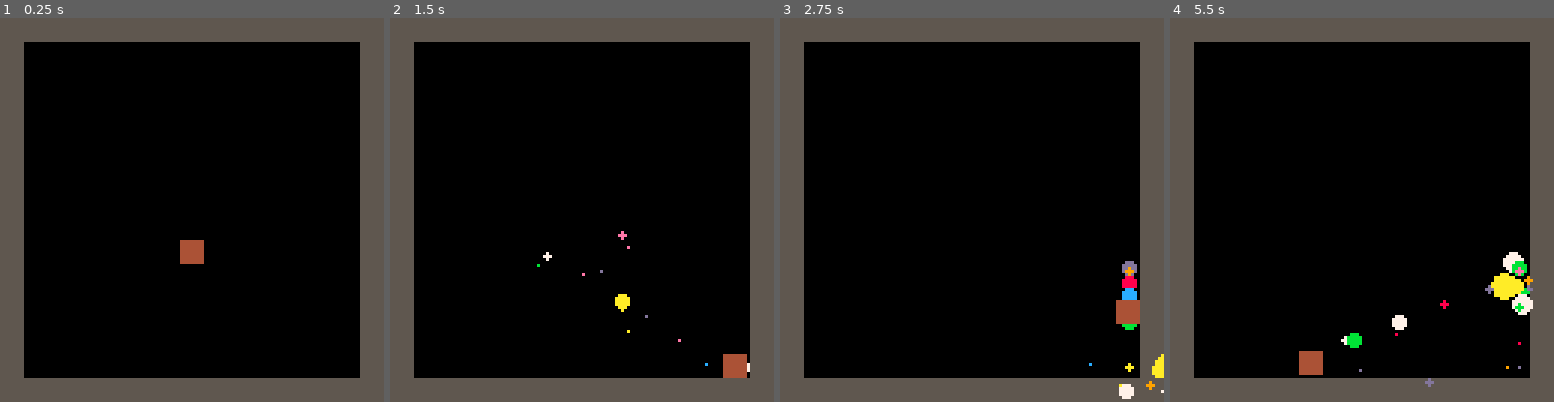
Above: before the commit, frames 1-4 (left to right).
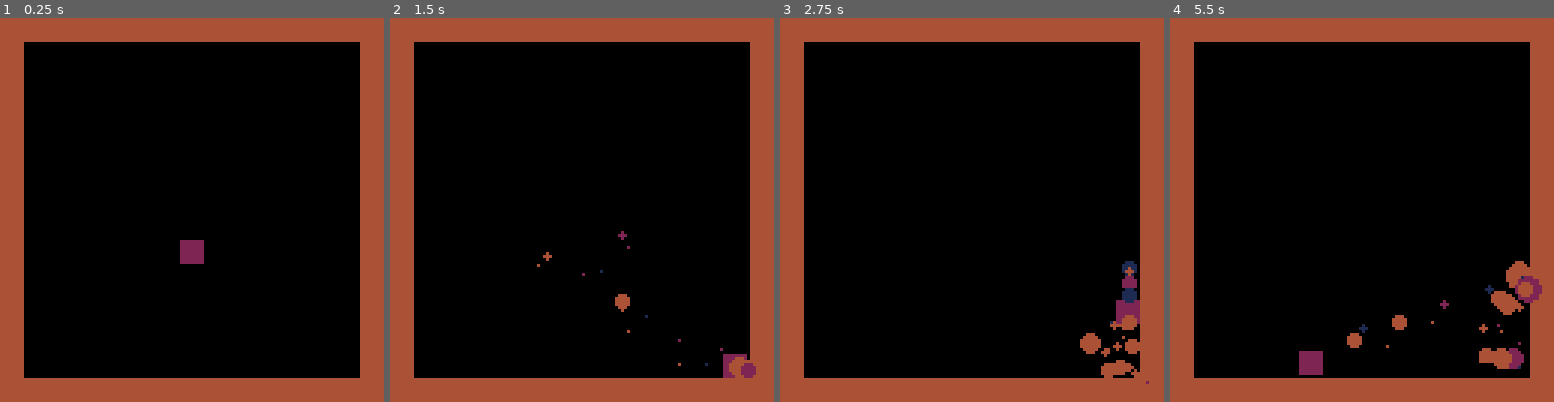
Above: after the commit, the same moments.

Repository: egordorichev/HighSpeedRabbit
Game: PICO-8 cartridge platformer.p8
Same seed, same stepped clock (60 frames per second), same inputs: the game is played once before the commit and once after it.
Inputs:
- Up to frame 1 (0.25 s): no input
- Up to frame 2 (1.5 s): tap X (X key) at 0.33, 1.07 s
- Up to frame 3 (2.75 s): hold Right 1.6-2.1 s; tap X (X key) at 1.85 s; hold Up 2.15-2.42 s; hold Right from 2.47 s (still down)
- Up to frame 4 (5.5 s): tap X (X key) at 2.97, 4.08, 5.2 s; release Right at 3.03 s; hold Left 3.08-3.58 s; hold Right 4.02-4.68 s; hold Up 4.73-5.03 s; hold Left from 5.08 s (still down)

The runs differ from the first frame. In frame 1, 24% of the frame differs, in the area x 0-100%, y 0-100%; in frame 2, 24%; in frame 3, 25%; in frame 4, 26%.

Commit message:
Palette maping

Diff:
--- a/platformer.p8
+++ b/platformer.p8
@@ -1,6 +1,14 @@
 pico-8 cartridge // http://www.pico-8.com
 version 9
 __lua__
+-- platformer
+-- by @cosme12
+-- and @egordorichev
+
+for i=0,15 do
+ pal(i,sget(1,i))
+end
+
 function _init()
  t,shx,shy,cx,cy=0,0,0,0,0
  menu=false -- ➡️░♥➡️░
@@ -86,6 +94,9 @@
  end
  if btn(2) and p.grounded then
   p.vy-=p.spd*13
+  for i=0,10 do
+		 new_particle(p.x+4,p.y+4,rnd()<0.3 and 6 or 7)
+		end
  end
  if btn(5) and p.dasht==0 then
   p.vx+=(p.flp and -1 or 1)*15*p.spd
@@ -98,7 +109,7 @@
 end
 
 function draw_player(p)
- spr(0,p.x,p.y)
+ spr(2,p.x,p.y)
 end
 
 -- physics
@@ -114,17 +125,25 @@
  if fget(h,0) then
   c.x-=sgn(c.vx)*2
   h=mget((c.x+xoffset)/8,(c.y+7)/8)
-  if(fget(h,0)) c.x=sx
+  if fget(h,0) then
+   c.x=sx
+  end
  end
  c.vy+=0.5
  c.y+=c.vy
  local v=mget((c.x+4)/8,(c.y+8)/8)
+ local lg=c.grounded
  c.grounded=false
  if c.vy>0 then
   if fget(v,0) then
 			c.y=flr((c.y)/8)*8
 			c.vy=0
 			c.grounded=true
+			if not lg then
+			 for i=0,10 do
+			  new_particle(c.x+4,c.y+4,rnd()<0.3 and 6 or 7)
+			 end
+			end
 		end
  end
  v=mget((c.x+4)/8,(c.y)/8)
@@ -140,7 +159,7 @@
 
 function new_particle(x,y,cl,vx,vy,r)
  return def([[
-regs={to_draw2}
+regs={to_draw4}
 ]],{
   draw=draw_particle,
   x=x,
@@ -333,22 +352,22 @@
  end
 end
 __gfx__
-44444444555555550000000000000000000000000000000000000000000000000000000000000000000000000000000000000000000000000000000000000000
-44444444555555550000000000000000000000000000000000000000000000000000000000000000000000000000000000000000000000000000000000000000
-44444444555555550000000000000000000000000000000000000000000000000000000000000000000000000000000000000000000000000000000000000000
-44444444555555550000000000000000000000000000000000000000000000000000000000000000000000000000000000000000000000000000000000000000
-44444444555555550000000000000000000000000000000000000000000000000000000000000000000000000000000000000000000000000000000000000000
-44444444555555550000000000000000000000000000000000000000000000000000000000000000000000000000000000000000000000000000000000000000
-44444444555555550000000000000000000000000000000000000000000000000000000000000000000000000000000000000000000000000000000000000000
-44444444555555550000000000000000000000000000000000000000000000000000000000000000000000000000000000000000000000000000000000000000
-00000000000000000000000000000000000000000000000000000000000000000000000000000000000000000000000000000000000000000000000000000000
-00000000000000000000000000000000000000000000000000000000000000000000000000000000000000000000000000000000000000000000000000000000
-00000000000000000000000000000000000000000000000000000000000000000000000000000000000000000000000000000000000000000000000000000000
-00000000000000000000000000000000000000000000000000000000000000000000000000000000000000000000000000000000000000000000000000000000
-00000000000000000000000000000000000000000000000000000000000000000000000000000000000000000000000000000000000000000000000000000000
-00000000000000000000000000000000000000000000000000000000000000000000000000000000000000000000000000000000000000000000000000000000
-00000000000000000000000000000000000000000000000000000000000000000000000000000000000000000000000000000000000000000000000000000000
-00000000000000000000000000000000000000000000000000000000000000000000000000000000000000000000000000000000000000000000000000000000
+00000000444444443333333300000000000000000000000000000000000000000000000000000000000000000000000000000000000000000000000000000000
+11000000444444443333333300000000000000000000000000000000000000000000000000000000000000000000000000000000000000000000000000000000
+22000000444444443333333300000000000000000000000000000000000000000000000000000000000000000000000000000000000000000000000000000000
+32000000444444443333333300000000000000000000000000000000000000000000000000000000000000000000000000000000000000000000000000000000
+44000000444444443333333300000000000000000000000000000000000000000000000000000000000000000000000000000000000000000000000000000000
+52000000444444443333333300000000000000000000000000000000000000000000000000000000000000000000000000000000000000000000000000000000
+62000000444444443333333300000000000000000000000000000000000000000000000000000000000000000000000000000000000000000000000000000000
+74000000444444443333333300000000000000000000000000000000000000000000000000000000000000000000000000000000000000000000000000000000
+82000000000000000000000000000000000000000000000000000000000000000000000000000000000000000000000000000000000000000000000000000000
+94000000000000000000000000000000000000000000000000000000000000000000000000000000000000000000000000000000000000000000000000000000
+a4000000000000000000000000000000000000000000000000000000000000000000000000000000000000000000000000000000000000000000000000000000
+b4000000000000000000000000000000000000000000000000000000000000000000000000000000000000000000000000000000000000000000000000000000
+c1000000000000000000000000000000000000000000000000000000000000000000000000000000000000000000000000000000000000000000000000000000
+d1000000000000000000000000000000000000000000000000000000000000000000000000000000000000000000000000000000000000000000000000000000
+e2000000000000000000000000000000000000000000000000000000000000000000000000000000000000000000000000000000000000000000000000000000
+f4000000000000000000000000000000000000000000000000000000000000000000000000000000000000000000000000000000000000000000000000000000
 00000000000000000000000000000000000000000000000000000000000000000000000000000000000000000000000000000000000000000000000000000000
 00000000000000000000000000000000000000000000000000000000000000000000000000000000000000000000000000000000000000000000000000000000
 00000000000000000000000000000000000000000000000000000000000000000000000000000000000000000000000000000000000000000000000000000000
